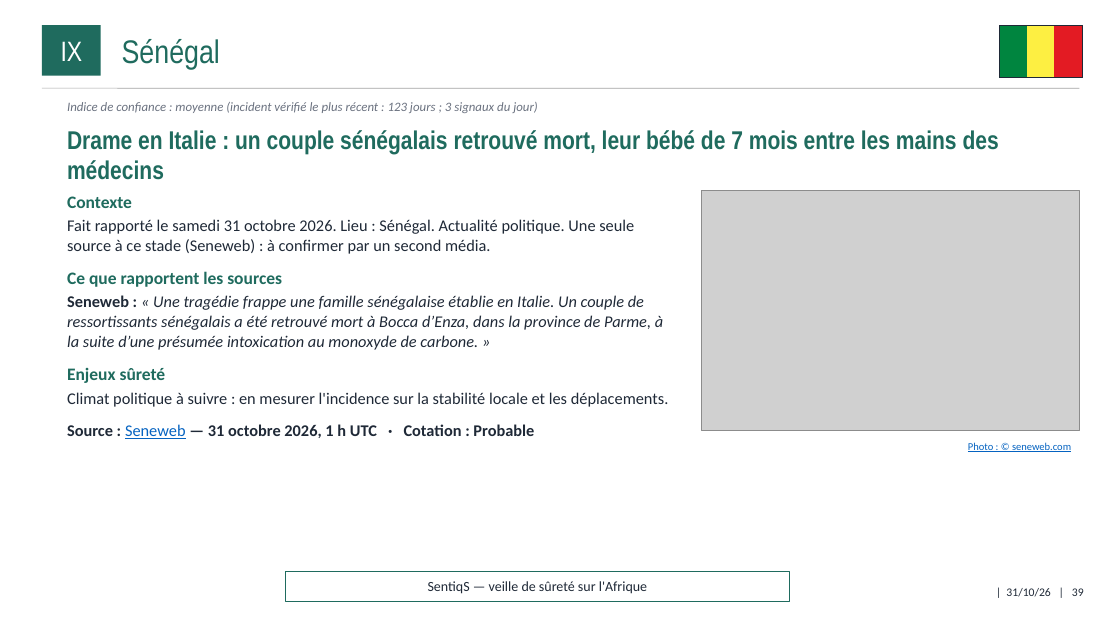
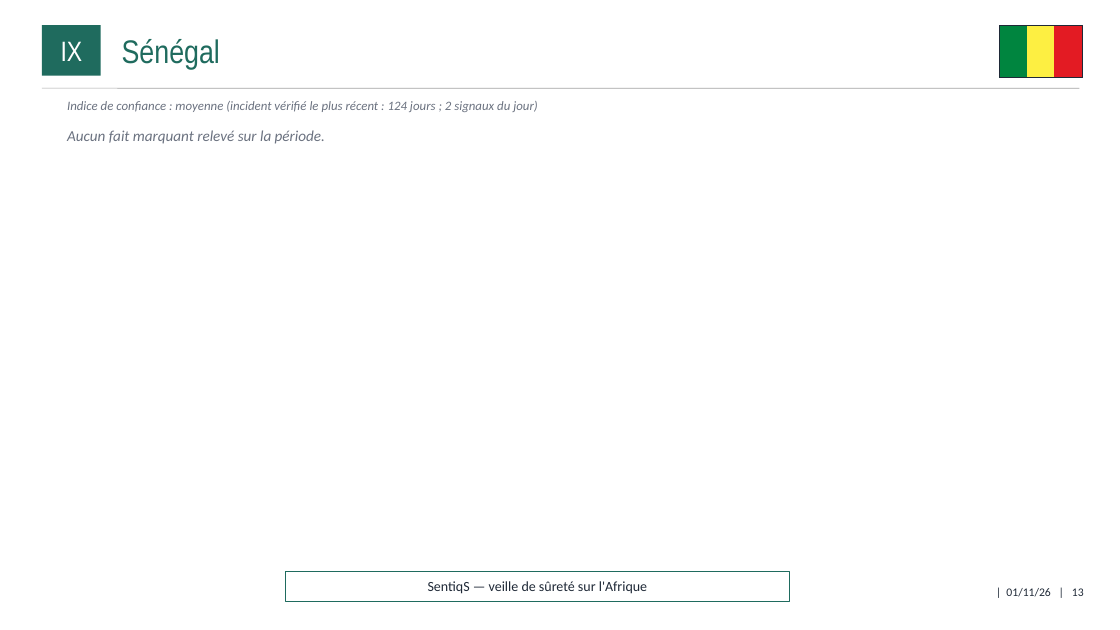
Before and after one commit to ytl1-ops/SentiqS, a slide deck: slide 13 of web/rapports/mensuel/dernier.pptx (slide 39 before the commit). Drawn at 1120x630 pixels with LibreOffice and Linux fonts; fonts in the diff are those of the drawing; grey boxes stand for pictures. Boxes give left, top, right and bottom in pixels: in the first picture for what was removed or moved away, otherwise in the second. Text is boxed around its words. In the diff, an @@ line names an element or a change of style, - is before the commit and + after.

```diff
--- a/web/rapports/mensuel/dernier.pptx
+++ b/web/rapports/mensuel/dernier.pptx
@@ text at (x1=67, y1=101, x2=538, y2=112): text changed @@
-Indice de confiance : moyenne (incident vérifié le plus récent : 123 jours ; 3 signaux du jour)
+Indice de confiance : moyenne (incident vérifié le plus récent : 124 jours ; 2 signaux du jour)
@@ text removed at (x1=67, y1=130, x2=999, y2=180) @@
-Drame en Italie : un couple sénégalais retrouvé mort, leur bébé de 7 mois entre les mains des médecins
@@ text added at (x1=67, y1=130, x2=325, y2=144), 13 pt, text #6B7280, italic @@
+Aucun fait marquant relevé sur la période.
@@ text removed at (x1=67, y1=196, x2=669, y2=439) @@
-Contexte
-Fait rapporté le samedi 31 octobre 2026. Lieu : Sénégal. Actualité politique. Une seule source à ce stade (Seneweb) : à confirmer par un second média.
-Ce que rapportent les sources
-Seneweb : « Une tragédie frappe une famille sénégalaise établie en Italie. Un couple de ressortissants sénégalais a été retrouvé mort à Bocca d’Enza, dans la province de Parme, à la suite d’une présumée intoxication au monoxyde de carbone. »
-Enjeux sûreté
-Climat politique à suivre : en mesurer l'incidence sur la stabilité locale et les déplacements.
-Source : Seneweb — 31 octobre 2026, 1 h UTC · Cotation : Probable
@@ picture removed at (x1=702, y1=191, x2=1080, y2=431) @@
@@ text removed at (x1=968, y1=442, x2=1071, y2=452) @@
-Photo : © seneweb.com
@@ text at (x1=1006, y1=588, x2=1084, y2=597): text changed @@
-| 31/10/26 | 39
+| 01/11/26 | 13
```
Also in this commit, not shown: 13 other slides changed, 28 slides removed, 14 other files.
